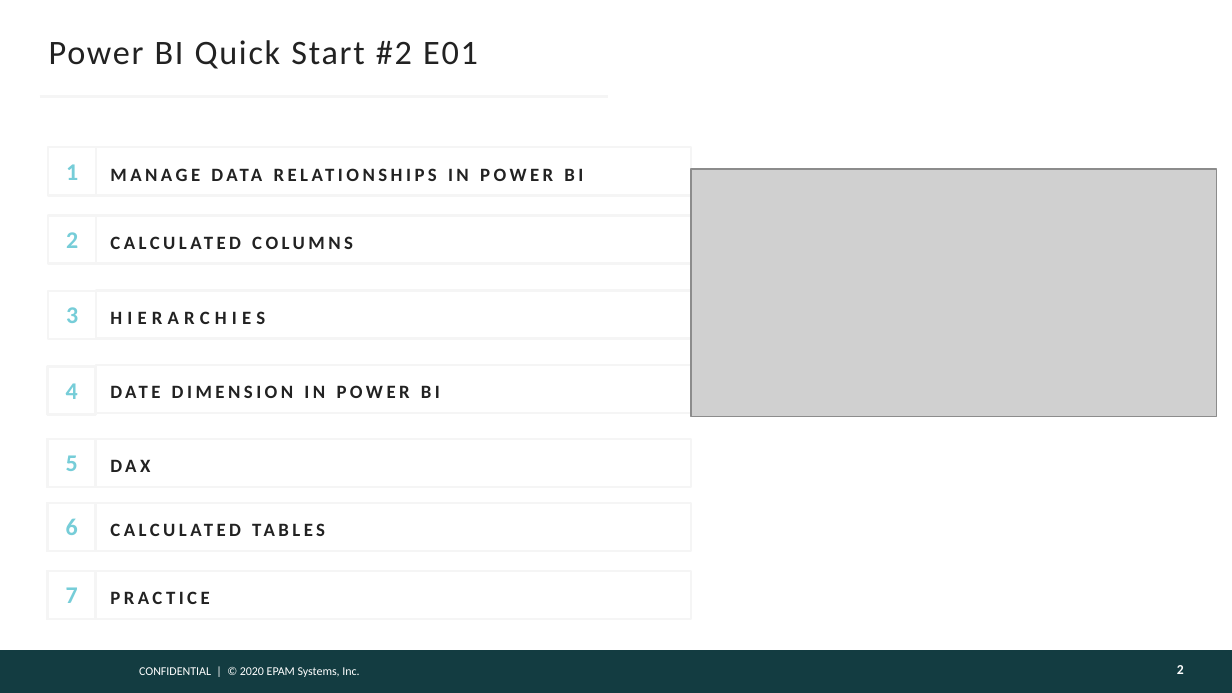
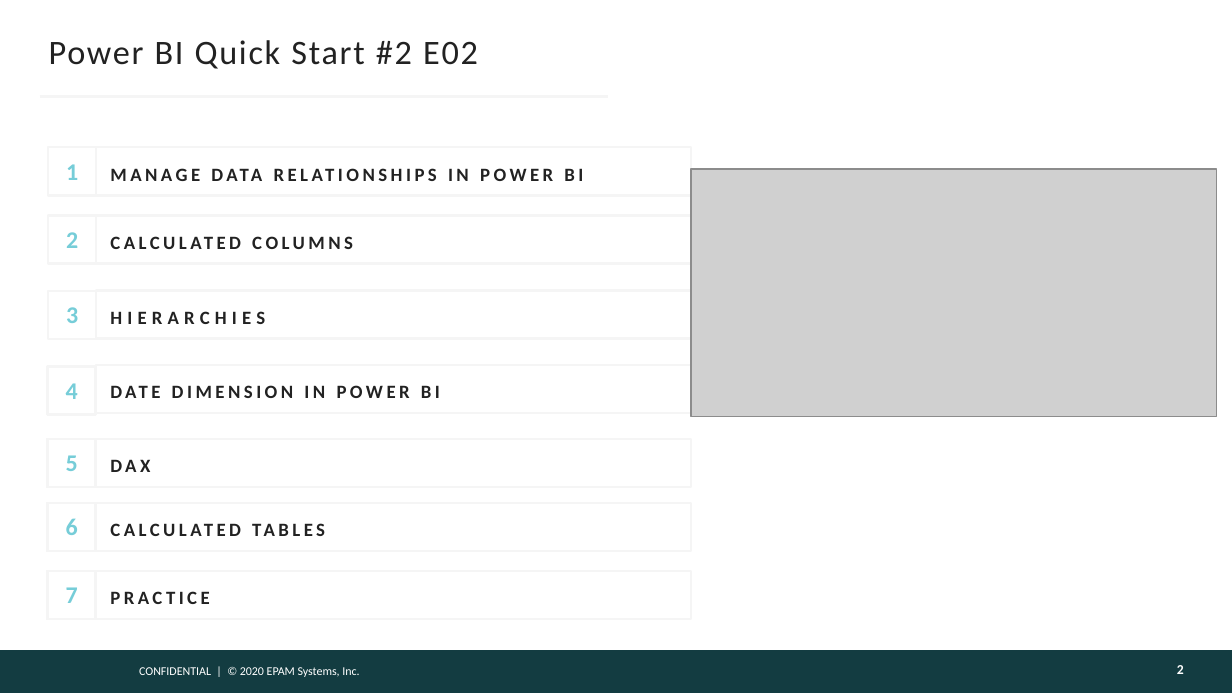
Before and after one commit to AndreyQC/MSBI.Lab, a slide deck: slide 2 of PowerBIQuickStart.E02/Power BI Quick Start2.E02.pptx. Drawn at 1232x693 pixels with LibreOffice and Linux fonts; fonts in the diff are those of the drawing; grey boxes stand for pictures; background and template pictures are left out. Boxes give left, top, right and bottom in pixels: in the first picture for what was removed or moved away, otherwise in the second. Text is boxed around its words. In the diff, an @@ line names an element or a change of style, - is before the commit and + after.

```diff
--- a/PowerBIQuickStart.E02/Power BI Quick Start2.E02.pptx
+++ b/PowerBIQuickStart.E02/Power BI Quick Start2.E02.pptx
@@ title at <box>49,40,478,69</box>: text changed @@
-Power BI Quick Start #2 E01
+Power BI Quick Start #2 E02
```
Also in this commit, not shown: 8 other files.
